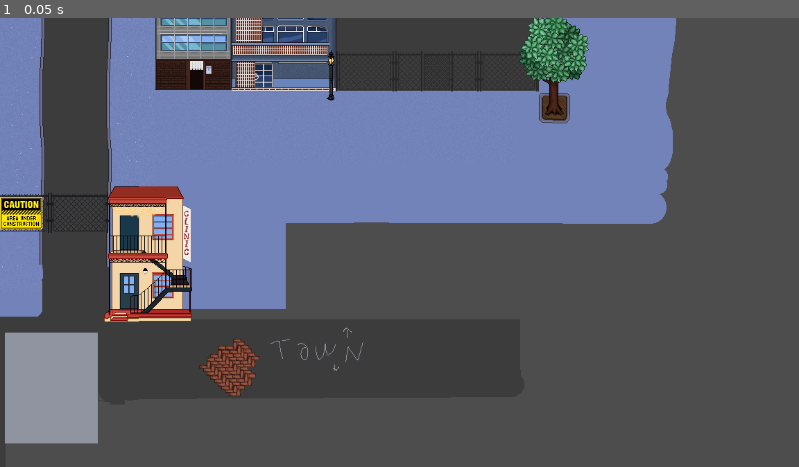
Above: before the commit, frame 1.
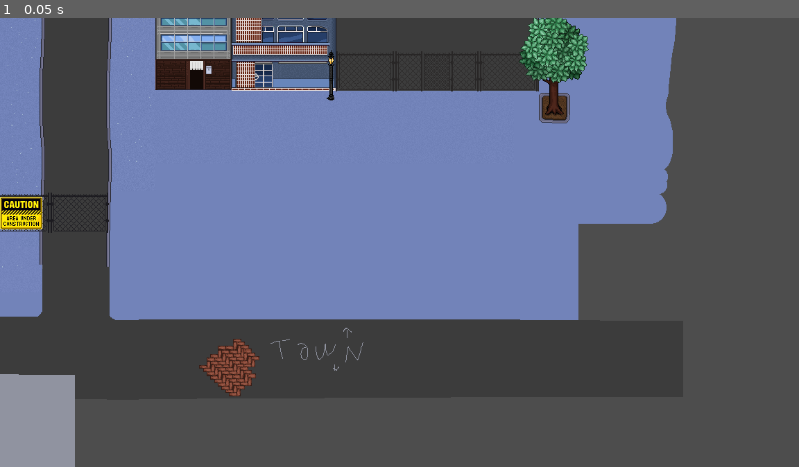
Above: after the commit, the same moment.

Repository: porkbrain/dont-count-the-sheep
Game: Godot game, scene res://assets/scenes/downtown.tscn
The game is run twice, just before and just after one commit, with the same random seed, the same clock (stepped at 60 frames per second) and the same inputs. The project has no main scene, so this scene is started directly.
Inputs:
- Up to frame 1 (0.05 s): no input

The runs differ from the first frame. In frame 1, 13% of the frame differs, in the area x 0-73%, y 37-100%.

Commit message:
beachfront&basement&door update

Diff:
--- a/main_game/assets/scenes/apartment.tscn
+++ b/main_game/assets/scenes/apartment.tscn
@@ -18,7 +18,9 @@
 [ext_resource type="Texture2D" uid="uid://cmjj0i8krpajr" path="res://assets/apartment/package.png" id="16_xbi0t"]
 [ext_resource type="Texture2D" uid="uid://bq1om7k0xupt4" path="res://assets/downtown/water_bottle_empty.png" id="17_je4lx"]
 [ext_resource type="Texture2D" uid="uid://jjh251d55ix0" path="res://assets/apartment/extraRoom.png" id="18_21dkk"]
-[ext_resource type="Texture2D" uid="uid://idx58sv6src5" path="res://assets/apartment/extrazed.png" id="19_ssl1d"]
+[ext_resource type="Texture2D" uid="uid://c3xdnoi54w2b5" path="res://assets/apartment/policka_kocka.png" id="19_u2nxq"]
+[ext_resource type="Texture2D" uid="uid://cjba1m2q05bip" path="res://assets/apartment/skrabadlo.png" id="20_v30ey"]
+[ext_resource type="Texture2D" uid="uid://dmx1wicn8ly5v" path="res://assets/apartment/can.png" id="21_4e0f2"]
 
 [sub_resource type="AtlasTexture" id="AtlasTexture_nte4w"]
 atlas = ExtResource("2_dx2fn")
@@ -516,7 +518,7 @@
 [node name="HallwayEntity" type="Node" parent="VendingMachine"]
 
 [node name="HallwayDoor1" type="AnimatedSprite2D" parent="."]
-position = Vector2(-152.5, 112)
+position = Vector2(-152.5, 110)
 sprite_frames = SubResource("SpriteFrames_j7cpw")
 
 [node name="YSort" type="Node2D" parent="HallwayDoor1"]
@@ -525,7 +527,7 @@
 [node name="HallwayEntity" type="Node" parent="HallwayDoor1"]
 
 [node name="HallwayDoor2" type="AnimatedSprite2D" parent="."]
-position = Vector2(51, 112)
+position = Vector2(51, 110)
 sprite_frames = SubResource("SpriteFrames_j7cpw")
 
 [node name="YSort" type="Node2D" parent="HallwayDoor2"]
@@ -550,6 +552,14 @@
 position = Vector2(0, 128)
 texture = ExtResource("18_21dkk")
 
-[node name="Extrazed" type="Sprite2D" parent="."]
-position = Vector2(135, 117)
-texture = ExtResource("19_ssl1d")
+[node name="PolickaKocka" type="Sprite2D" parent="."]
+position = Vector2(93, 119)
+texture = ExtResource("19_u2nxq")
+
+[node name="Skrabadlo" type="Sprite2D" parent="."]
+position = Vector2(190, 118)
+texture = ExtResource("20_v30ey")
+
+[node name="Can" type="Sprite2D" parent="."]
+position = Vector2(102, 107)
+texture = ExtResource("21_4e0f2")
--- a/main_game/assets/scenes/downtown.tscn
+++ b/main_game/assets/scenes/downtown.tscn
@@ -16,7 +16,7 @@
 [ext_resource type="Texture2D" uid="uid://b7r70khewajh0" path="res://assets/downtown/lamp.png" id="14_8uy80"]
 [ext_resource type="Texture2D" uid="uid://d3swa0vc5iitv" path="res://assets/downtown/briza.png" id="16_xr53b"]
 [ext_resource type="Texture2D" uid="uid://lgsyrvis4y80" path="res://assets/downtown/wired_fence.png" id="17_5ai3x"]
-[ext_resource type="Texture2D" uid="uid://bneahsxtb6wpe" path="res://assets/downtown/front field.png" id="18_yr0u5"]
+[ext_resource type="Texture2D" uid="uid://bneahsxtb6wpe" path="res://assets/downtown/front_field.png" id="18_yr0u5"]
 [ext_resource type="Texture2D" uid="uid://bq3fw5e27w801" path="res://assets/downtown/house_plantshoptrio.png" id="19_fdu3c"]
 [ext_resource type="Texture2D" uid="uid://dcl4guw8e72nh" path="res://assets/downtown/compound_gate.png" id="20_o0xfm"]
 [ext_resource type="Texture2D" uid="uid://bbvuyahml5l4l" path="res://assets/downtown/umbrella_chair.png" id="20_sy6x1"]
--- /dev/null
+++ b/main_game/assets/scenes/first_floor.tscn
@@ -0,0 +1,153 @@
+[gd_scene load_steps=20 format=3 uid="uid://b4jfxrl5rqnne"]
+
+[ext_resource type="Texture2D" uid="uid://dlcvynlwo2q02" path="res://assets/apartment/hallway2.png" id="1_qvhxd"]
+[ext_resource type="Texture2D" uid="uid://bysxl6vneopup" path="res://assets/apartment/elevator_atlas.png" id="2_xfh4m"]
+[ext_resource type="Texture2D" uid="uid://cr11n5q0emwcs" path="res://assets/apartment/brown_dark_door_atlas.png" id="3_kqg41"]
+[ext_resource type="Texture2D" uid="uid://bil2jg7iigaq1" path="res://assets/apartment/utility_door_atlas.png" id="4_ekau8"]
+
+[sub_resource type="AtlasTexture" id="AtlasTexture_0m8kt"]
+atlas = ExtResource("3_kqg41")
+region = Rect2(0, 0, 27, 52)
+
+[sub_resource type="AtlasTexture" id="AtlasTexture_cv1n4"]
+atlas = ExtResource("3_kqg41")
+region = Rect2(28, 0, 27, 52)
+
+[sub_resource type="SpriteFrames" id="SpriteFrames_c3prb"]
+animations = [{
+"frames": [{
+"duration": 1.0,
+"texture": SubResource("AtlasTexture_0m8kt")
+}, {
+"duration": 1.0,
+"texture": SubResource("AtlasTexture_cv1n4")
+}],
+"loop": false,
+"name": &"default",
+"speed": 1.0
+}]
+
+[sub_resource type="AtlasTexture" id="AtlasTexture_n0t2h"]
+atlas = ExtResource("2_xfh4m")
+region = Rect2(0, 0, 51, 57)
+
+[sub_resource type="AtlasTexture" id="AtlasTexture_s6ur5"]
+atlas = ExtResource("2_xfh4m")
+region = Rect2(55, 0, 51, 57)
+
+[sub_resource type="AtlasTexture" id="AtlasTexture_75jdg"]
+atlas = ExtResource("2_xfh4m")
+region = Rect2(110, 0, 51, 57)
+
+[sub_resource type="AtlasTexture" id="AtlasTexture_4gfy3"]
+atlas = ExtResource("2_xfh4m")
+region = Rect2(165, 0, 51, 57)
+
+[sub_resource type="AtlasTexture" id="AtlasTexture_jhc0q"]
+atlas = ExtResource("2_xfh4m")
+region = Rect2(220, 0, 51, 57)
+
+[sub_resource type="AtlasTexture" id="AtlasTexture_npugd"]
+atlas = ExtResource("2_xfh4m")
+region = Rect2(275, 0, 51, 57)
+
+[sub_resource type="AtlasTexture" id="AtlasTexture_1nea5"]
+atlas = ExtResource("2_xfh4m")
+region = Rect2(330, 0, 51, 57)
+
+[sub_resource type="AtlasTexture" id="AtlasTexture_2slx6"]
+atlas = ExtResource("2_xfh4m")
+region = Rect2(385, 0, 51, 57)
+
+[sub_resource type="SpriteFrames" id="SpriteFrames_yt0x5"]
+animations = [{
+"frames": [{
+"duration": 1.0,
+"texture": SubResource("AtlasTexture_n0t2h")
+}, {
+"duration": 1.0,
+"texture": SubResource("AtlasTexture_s6ur5")
+}, {
+"duration": 1.0,
+"texture": SubResource("AtlasTexture_75jdg")
+}, {
+"duration": 1.0,
+"texture": SubResource("AtlasTexture_4gfy3")
+}, {
+"duration": 1.0,
+"texture": SubResource("AtlasTexture_jhc0q")
+}, {
+"duration": 1.0,
+"texture": SubResource("AtlasTexture_npugd")
+}, {
+"duration": 1.0,
+"texture": SubResource("AtlasTexture_1nea5")
+}, {
+"duration": 1.0,
+"texture": SubResource("AtlasTexture_2slx6")
+}],
+"loop": false,
+"name": &"default",
+"speed": 5.0
+}]
+
+[sub_resource type="AtlasTexture" id="AtlasTexture_rnymp"]
+atlas = ExtResource("4_ekau8")
+region = Rect2(0, 0, 27, 52)
+
+[sub_resource type="AtlasTexture" id="AtlasTexture_r4c07"]
+atlas = ExtResource("4_ekau8")
+region = Rect2(27, 0, 27, 52)
+
+[sub_resource type="SpriteFrames" id="SpriteFrames_lgcyy"]
+animations = [{
+"frames": [{
+"duration": 1.0,
+"texture": SubResource("AtlasTexture_rnymp")
+}, {
+"duration": 1.0,
+"texture": SubResource("AtlasTexture_r4c07")
+}],
+"loop": false,
+"name": &"default",
+"speed": 1.0
+}]
+
+[node name="Node2D" type="Node2D"]
+
+[node name="HallwayBg" type="Sprite2D" parent="."]
+z_index = -2
+texture = ExtResource("1_qvhxd")
+
+[node name="HallwayEntity" type="Node" parent="HallwayBg"]
+
+[node name="HallwayDoor2" type="AnimatedSprite2D" parent="HallwayBg"]
+position = Vector2(51, 109)
+sprite_frames = SubResource("SpriteFrames_c3prb")
+
+[node name="YSort" type="Node2D" parent="HallwayBg/HallwayDoor2"]
+position = Vector2(0, 18)
+
+[node name="HallwayEntity" type="Node" parent="HallwayBg/HallwayDoor2"]
+
+[node name="Elevator" type="AnimatedSprite2D" parent="."]
+z_index = -1
+position = Vector2(-201.5, 49.5)
+sprite_frames = SubResource("SpriteFrames_yt0x5")
+
+[node name="HallwayEntity" type="Node" parent="Elevator"]
+
+[node name="InspectLabel" type="Node" parent="Elevator"]
+metadata/zone = "ElevatorZone"
+metadata/action = "EnterElevator"
+metadata/label = "Elevator"
+metadata/category = "Default"
+
+[node name="BasementDoor" type="AnimatedSprite2D" parent="."]
+position = Vector2(-280, 55)
+sprite_frames = SubResource("SpriteFrames_lgcyy")
+
+[node name="YSort" type="Node2D" parent="BasementDoor"]
+position = Vector2(0, 18)
+
+[node name="HallwayEntity" type="Node" parent="BasementDoor"]
--- a/main_game/assets/scenes/mall.tscn
+++ b/main_game/assets/scenes/mall.tscn
@@ -67,9 +67,11 @@
 texture = ExtResource("5_g377o")
 
 [node name="Storage" type="Sprite2D" parent="."]
-position = Vector2(-63, 89)
+position = Vector2(-60, 89)
 texture = ExtResource("6_egw2s")
 
 [node name="MallGate" type="Sprite2D" parent="."]
 position = Vector2(140, 114)
 texture = ExtResource("7_34v1c")
+
+[node name="AnimatedSprite2D" type="AnimatedSprite2D" parent="."]
Binary file changed: main_game/assets/apartment/brown_dark_door_atlas.png
Binary file changed: main_game/assets/apartment/brown_light_door_atlas.png
Binary file added: main_game/assets/apartment/can.png
Binary file removed: main_game/assets/apartment/extrazed.png
Binary file added: main_game/assets/apartment/hallway2.png
Binary file added: main_game/assets/apartment/policka_kocka.png
Renamed: main_game/assets/scenes/selfcheckout.tscn -> main_game/assets/apartment/selfcheckout.tscn
Binary file added: main_game/assets/apartment/skrabadlo.png
Binary file added: main_game/assets/apartment/utility_door_atlas.png
Binary file changed: main_game/assets/downtown/bg.png
Renamed: main_game/assets/downtown/front field.png -> main_game/assets/downtown/front_field.png
Renamed: main_game/assets/mall/selfcheckout ui.png -> main_game/assets/mall/selfcheckout_ui.png
(and 2 more such lines)
